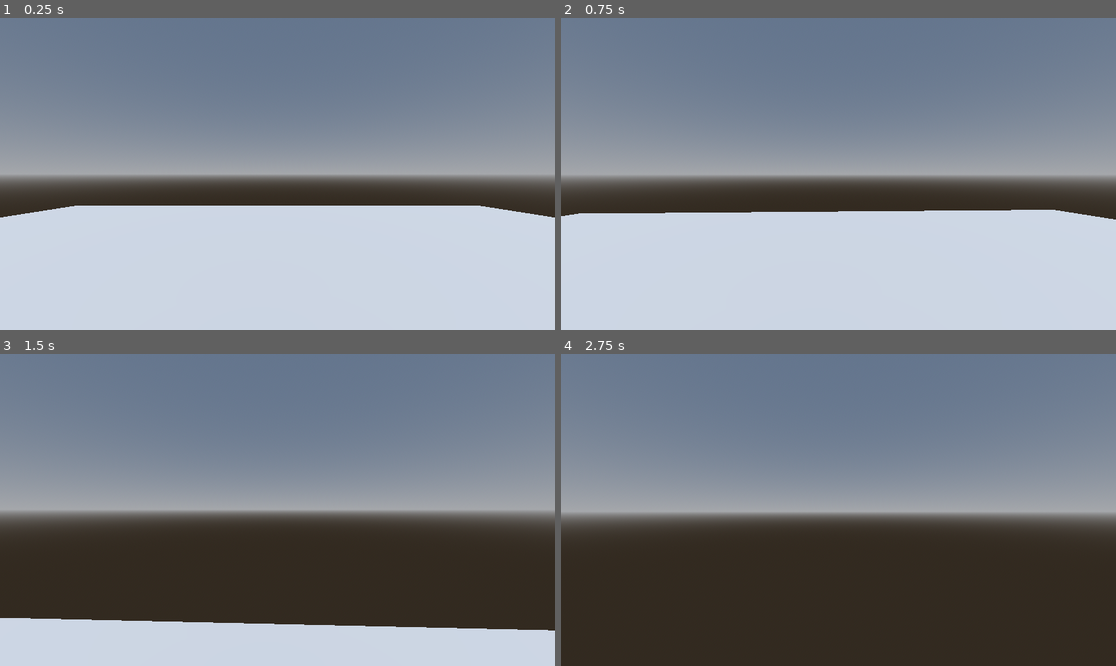
Above: before the commit, frames 1-4 (two rows, left to right).
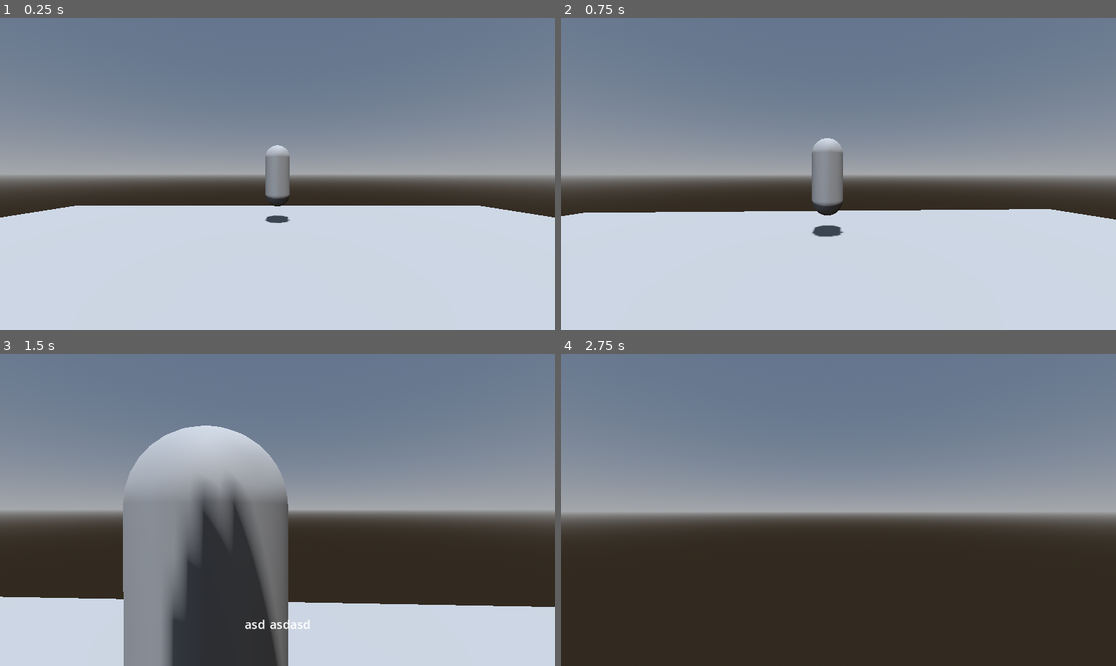
Above: after the commit, the same moments.

Repository: JuJuz1/FGJ2025
Game: Godot game, scene res://world/world.tscn
The game is run twice, just before and just after one commit, with the same random seed, the same clock (stepped at 60 frames per second) and the same inputs.
Inputs (mouse positions are in pixels of both pictures, inside the frame that each line leads up to):
- Up to frame 1 (0.25 s): no input
- Up to frame 2 (0.75 s): tap Enter at 0.5 s; move the mouse to (866, 174) at 0.52 s; hold W (forward) from 0.53 s (still down); hold Shift (sprint) from 0.53 s (still down)
- Up to frame 3 (1.5 s): keep holding W (forward); tap Space (jump) at 0.77 s; move the mouse to (249, 510) at 1.27 s; release Shift (sprint) at 1.28 s; tap Shift (sprint) at 1.35 s
- Up to frame 4 (2.75 s): keep holding W (forward); tap Space (jump) at 1.52 s; move the mouse to (849, 503) at 2.02 s; hold Shift (sprint) from 2.03 s (still down)

The runs differ from the first frame. In frame 1, 0.6% of the frame differs, in the area x 47-53%, y 40-66%; in frame 2, 1.3%; in frame 3, 21%, in the area x 0-100%, y 22-100%; in frame 4, nothing differs.

Commit message:
Basic interaction components

Diff:
--- /dev/null
+++ b/citizen/citizen.gd
@@ -0,0 +1,25 @@
+extends Node3D
+class_name Citizen
+
+# Called when the node enters the scene tree for the first time.
+func _ready() -> void:
+	pass # Replace with function body.
+
+
+func _on_interactable_focused(interactor: Interactor) -> void:
+	# TODO: outline shader
+	print_debug("Focused ", interactor.owner.name)
+
+
+func _on_interactable_interacted(interactor: Interactor) -> void:
+	#print_debug("Interacted")
+	pass
+
+
+func _on_interactable_unfocused(interactor: Interactor) -> void:
+	print_debug("Unfocused ", interactor.owner.name)
+
+
+# Called every frame. 'delta' is the elapsed time since the previous frame.
+func _process(delta: float) -> void:
+	pass
--- /dev/null
+++ b/citizen/citizen.tscn
@@ -0,0 +1,35 @@
+[gd_scene load_steps=6 format=3 uid="uid://chkhwg774d8rf"]
+
+[ext_resource type="Script" uid="uid://ceagkbqps66pg" path="res://citizen/citizen.gd" id="1_3aquc"]
+[ext_resource type="PackedScene" uid="uid://6wk0j4mjmc3x" path="res://common/interaction/interactable.tscn" id="2_noc4a"]
+
+[sub_resource type="CapsuleMesh" id="CapsuleMesh_noc4a"]
+radius = 0.4
+
+[sub_resource type="CapsuleShape3D" id="CapsuleShape3D_noc4a"]
+
+[sub_resource type="CapsuleShape3D" id="CapsuleShape3D_ihwdb"]
+height = 2.14088
+
+[node name="Citizen" type="Node3D"]
+script = ExtResource("1_3aquc")
+
+[node name="CharacterBody3D" type="CharacterBody3D" parent="."]
+
+[node name="MeshInstance3D" type="MeshInstance3D" parent="CharacterBody3D"]
+mesh = SubResource("CapsuleMesh_noc4a")
+skeleton = NodePath("../..")
+
+[node name="CollisionShape3D" type="CollisionShape3D" parent="CharacterBody3D"]
+shape = SubResource("CapsuleShape3D_noc4a")
+
+[node name="Interactable" parent="CharacterBody3D" instance=ExtResource("2_noc4a")]
+
+[node name="CollisionShape3D" parent="CharacterBody3D/Interactable" index="0"]
+shape = SubResource("CapsuleShape3D_ihwdb")
+
+[connection signal="focused" from="CharacterBody3D/Interactable" to="." method="_on_interactable_focused"]
+[connection signal="interacted" from="CharacterBody3D/Interactable" to="." method="_on_interactable_interacted"]
+[connection signal="unfocused" from="CharacterBody3D/Interactable" to="." method="_on_interactable_unfocused"]
+
+[editable path="CharacterBody3D/Interactable"]
--- /dev/null
+++ b/common/interaction/interactable.gd
@@ -0,0 +1,28 @@
+class_name Interactable
+extends Area3D
+## Interactable component
+
+## Owner node has to implement all these, otherwise deleted
+signal focused(interactor: Interactor) ## Looking at the object
+signal unfocused(interactor: Interactor) ## When looking away after was focused
+signal interacted(interactor: Interactor) ## When interacted with
+
+@export_group("Prompt")
+@export var message: String = "Interact"
+@export var alternative_message: String
+@export var show_first: bool = true
+@export_group("", "")
+@export var can_interact: bool = true
+
+# Called when the node enters the scene tree for the first time.
+func _ready() -> void:
+	if not get_parent_node_3d() or (focused.get_connections().size() < 1
+		or unfocused.get_connections().size() < 1 or interacted.get_connections().size() < 1):
+		printerr("NO PARENT FOUND ON :", self, " ", self.name, " DELETING")
+		printerr("OWNER ", owner.name)
+		queue_free()
+
+
+# Called every frame. 'delta' is the elapsed time since the previous frame.
+func _process(_delta: float) -> void:
+	pass
--- /dev/null
+++ b/common/interaction/interactable.tscn
@@ -0,0 +1,13 @@
+[gd_scene load_steps=3 format=3 uid="uid://6wk0j4mjmc3x"]
+
+[ext_resource type="Script" uid="uid://s8ha6qvk88dl" path="res://common/interaction/interactable.gd" id="1_wh154"]
+
+[sub_resource type="BoxShape3D" id="BoxShape3D_wh154"]
+
+[node name="Interactable" type="Area3D"]
+collision_layer = 4
+collision_mask = 0
+script = ExtResource("1_wh154")
+
+[node name="CollisionShape3D" type="CollisionShape3D" parent="."]
+shape = SubResource("BoxShape3D_wh154")
--- /dev/null
+++ b/player/interactor.gd
@@ -0,0 +1,78 @@
+extends Node3D
+class_name Interactor
+
+@onready var ray_cast: RayCast3D = $RayCast3D
+@onready var labels: HBoxContainer = $Labels
+
+## Save the latest interactable
+var cached: Interactable
+
+func _ready() -> void:
+	labels.hide()
+
+
+#func _input(event: InputEvent) -> void:
+#	if event is InputEventKey:
+#		if event.is_action_pressed("use"):
+#	if check_raycast(cached):
+#		print("INTERACTED WITH: ", cached.owner.name, "'s ", cached.name)
+#		interact(cached)
+
+
+#func check_raycast(interactable: Interactable) -> bool:
+#	if ray_cast.is_colliding() and interactable: #and owner.velocity == Vector3.ZERO:
+#		if ray_cast.get_collider() == interactable:
+#			#get_viewport().set_input_as_handled()
+#			return true
+#	return false
+
+
+func focus(interactable: Interactable) -> void:
+	if not interactable.can_interact:
+		return
+	## TODO: different inputs?, export variable to interactable containing key_code
+	var key_name: String
+	for action: InputEvent in InputMap.action_get_events("use"):
+		if action is InputEventKey:
+			key_name = action.as_text_physical_keycode()
+			break
+	var message: String = (interactable.message if interactable.show_first
+		else interactable.alternative_message)
+	#label_interact.text = message + "\n[" + key_name + "]"
+	labels.show()
+	interactable.focused.emit(self)
+
+
+func unfocus(interactable: Interactable) -> void:
+	interactable.unfocused.emit(self)
+	labels.hide()
+
+
+func interact(interactable: Interactable) -> void:
+	interactable.interacted.emit(self)
+
+
+func _physics_process(_delta: float) -> void:
+	if ray_cast.is_colliding():
+		var collider: Object = ray_cast.get_collider()
+		if collider is Interactable:
+			if not collider == cached:
+				if collider.can_interact:
+					if is_instance_valid(cached):
+						unfocus(cached)
+					if collider:
+						focus(collider)
+					cached = collider
+			else:
+				if is_instance_valid(cached):
+					if not cached.can_interact:
+						unfocus(cached)
+						cached = null
+		else:
+			if is_instance_valid(cached):
+				unfocus(cached)
+				cached = null
+	else:
+		if is_instance_valid(cached):
+			unfocus(cached)
+			cached = null
--- /dev/null
+++ b/player/interactor.tscn
@@ -0,0 +1,41 @@
+[gd_scene load_steps=2 format=3 uid="uid://cytkggu8r0k17"]
+
+[ext_resource type="Script" uid="uid://bonnlwhuoqoxs" path="res://player/interactor.gd" id="1_oa7u8"]
+
+[node name="Interactor" type="Node3D"]
+script = ExtResource("1_oa7u8")
+
+[node name="RayCast3D" type="RayCast3D" parent="."]
+transform = Transform3D(1, 0, 0, 0, 1, 0, 0, 0, 1, 0, -0.0265771, 0)
+target_position = Vector3(0, 0, -1.5)
+collision_mask = 4
+collide_with_areas = true
+collide_with_bodies = false
+debug_shape_custom_color = Color(0.743789, 0.136734, 0.334358, 1)
+debug_shape_thickness = 3
+
+[node name="Labels" type="HBoxContainer" parent="."]
+anchors_preset = 7
+anchor_left = 0.5
+anchor_top = 1.0
+anchor_right = 0.5
+anchor_bottom = 1.0
+offset_left = -68.5
+offset_top = -106.0
+offset_right = 68.5
+offset_bottom = -66.0
+grow_horizontal = 2
+grow_vertical = 0
+theme_override_constants/separation = 10
+
+[node name="Label" type="Label" parent="Labels"]
+layout_mode = 2
+theme_override_font_sizes/font_size = 25
+text = "asd"
+horizontal_alignment = 1
+
+[node name="Label2" type="Label" parent="Labels"]
+layout_mode = 2
+theme_override_font_sizes/font_size = 25
+text = "asdasd"
+horizontal_alignment = 1
--- a/player/player.gd
+++ b/player/player.gd
@@ -1,4 +1,5 @@
 extends CharacterBody3D
+class_name Player
 
 @export_group("Movement stats")
 @export var speed: float = 4.5
@@ -19,12 +20,13 @@
 	if event is InputEventMouseMotion:
 		# Rotate the player character by y-axis (left and right)
 		rotate_y(deg_to_rad(-event.screen_relative.x * sensitivity))
-		# Rotates the camera holder around the x-axis (up and down).
+		# Rotates the camera holder around the x-axis (up and down)
 		camera_holder.rotate_x(deg_to_rad(-event.screen_relative.y * sensitivity))
-		# Clamp the rotation of the camera on the x-axis to prevent turning "over" the axis.
+		# Clamp the rotation of the camera on the x-axis to prevent turning "over" the axis
 		camera_holder.rotation.x = clampf(camera_holder.rotation.x, deg_to_rad(-87), deg_to_rad(87))
 
 
+# Movement handling
 func _physics_process(delta: float) -> void:
 	# Add the gravity.
 	if not is_on_floor():
@@ -34,8 +36,6 @@
 	if Input.is_action_just_pressed("jump") and is_on_floor():
 		velocity.y = jump_velocity
 
-	# Get the input direction and handle the movement/deceleration.
-	# As good practice, you should replace UI actions with custom gameplay actions.
 	var input_dir: Vector2 = Input.get_vector("left", "right", "forward", "backward")
 	var direction: Vector3 = (transform.basis * Vector3(input_dir.x, 0, input_dir.y)).normalized()
 
@@ -48,6 +48,6 @@
 		velocity.x = move_toward(velocity.x, 0, speed)
 		velocity.z = move_toward(velocity.z, 0, speed)
 
-	print(velocity.length())
+	#print("Velocity ", velocity.length())
 
 	move_and_slide()
--- a/player/player.tscn
+++ b/player/player.tscn
@@ -1,6 +1,7 @@
-[gd_scene load_steps=4 format=3 uid="uid://cwda0i8nqukni"]
+[gd_scene load_steps=5 format=3 uid="uid://cwda0i8nqukni"]
 
 [ext_resource type="Script" uid="uid://dkg5jsm0p6sxm" path="res://player/player.gd" id="1_oul6g"]
+[ext_resource type="PackedScene" uid="uid://cytkggu8r0k17" path="res://player/interactor.tscn" id="2_rkbax"]
 
 [sub_resource type="CapsuleShape3D" id="CapsuleShape3D_oul6g"]
 height = 2.0277
@@ -14,6 +15,10 @@
 transform = Transform3D(1, 0, 0, 0, 1, 0, 0, 0, 1, 0, 0.556241, 0)
 
 [node name="Camera3D" type="Camera3D" parent="CameraHolder"]
+transform = Transform3D(1, 0, 0, 0, 1, 0, 0, 0, 1, 0, 0, 0.172839)
+
+[node name="Interactor" parent="CameraHolder" instance=ExtResource("2_rkbax")]
+transform = Transform3D(1, 0, 0, 0, 1, 0, 0, 0, 1, 0, -0.270889, 0)
 
 [node name="CollisionShape3D" type="CollisionShape3D" parent="."]
 shape = SubResource("CapsuleShape3D_oul6g")
--- a/project.godot
+++ b/project.godot
@@ -68,3 +68,9 @@
 "events": [Object(InputEventKey,"resource_local_to_scene":false,"resource_name":"","device":-1,"window_id":0,"alt_press …(195 unchanged characters)…
 ]
 }
+
+[layer_names]
+
+3d_physics/layer_1="World"
+3d_physics/layer_2="Player"
+3d_physics/layer_3="Interactables"
--- a/world/world.gd
+++ b/world/world.gd
@@ -8,6 +8,7 @@
 
 func _input(event: InputEvent) -> void:
 	if event is InputEventKey:
+		# PC escape
 		if event.is_action_pressed("quit"):
 			get_tree().quit()
 
--- a/world/world.tscn
+++ b/world/world.tscn
@@ -1,7 +1,8 @@
-[gd_scene load_steps=8 format=3 uid="uid://nnnrly5tpmym"]
+[gd_scene load_steps=9 format=3 uid="uid://nnnrly5tpmym"]
 
 [ext_resource type="Script" uid="uid://djdneaenloyew" path="res://world/world.gd" id="1_6xmxd"]
 [ext_resource type="PackedScene" uid="uid://cwda0i8nqukni" path="res://player/player.tscn" id="2_tcf2h"]
+[ext_resource type="PackedScene" uid="uid://chkhwg774d8rf" path="res://citizen/citizen.tscn" id="3_4717r"]
 
 [sub_resource type="ProceduralSkyMaterial" id="ProceduralSkyMaterial_tcf2h"]
 
@@ -38,3 +39,6 @@
 
 [node name="CollisionShape3D" type="CollisionShape3D" parent="Floor"]
 shape = SubResource("BoxShape3D_tcf2h")
+
+[node name="Citizen" parent="." instance=ExtResource("3_4717r")]
+transform = Transform3D(1, 0, 0, 0, 1, 0, 0, 0, 1, 0, 1.60802, -6.52416)
Not shown, added: citizen/citizen.gd.uid
Not shown, added: common/interaction/interactable.gd.uid
Not shown, added: player/interactor.gd.uid
